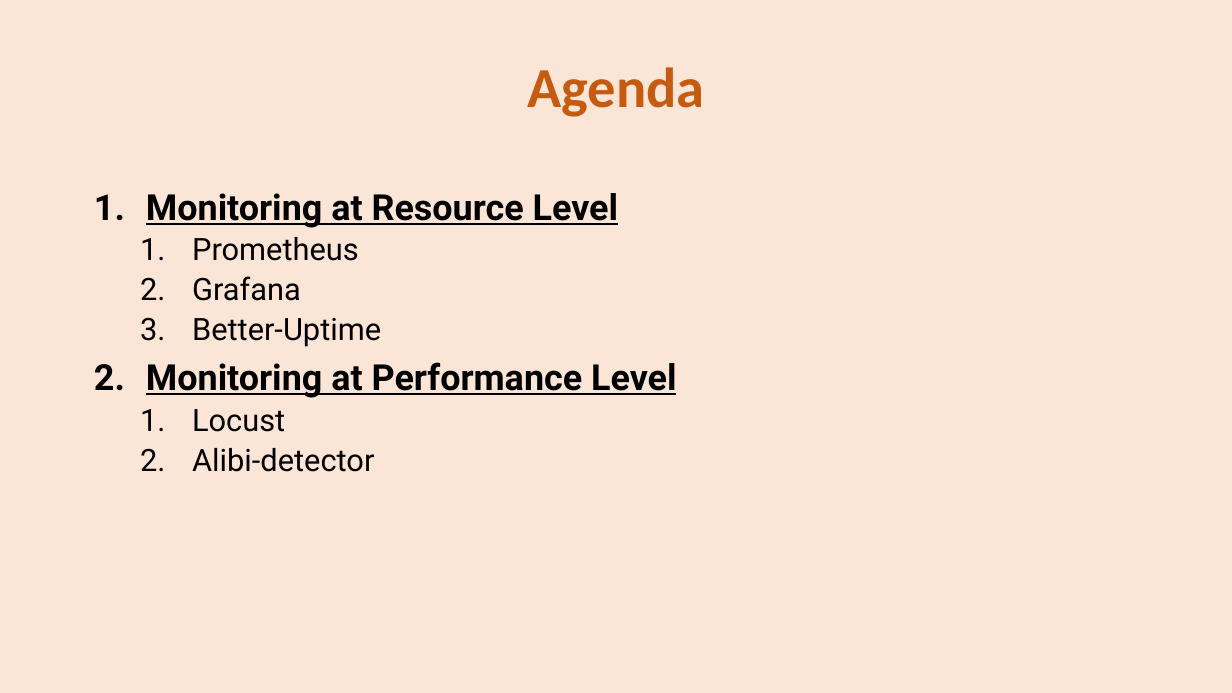
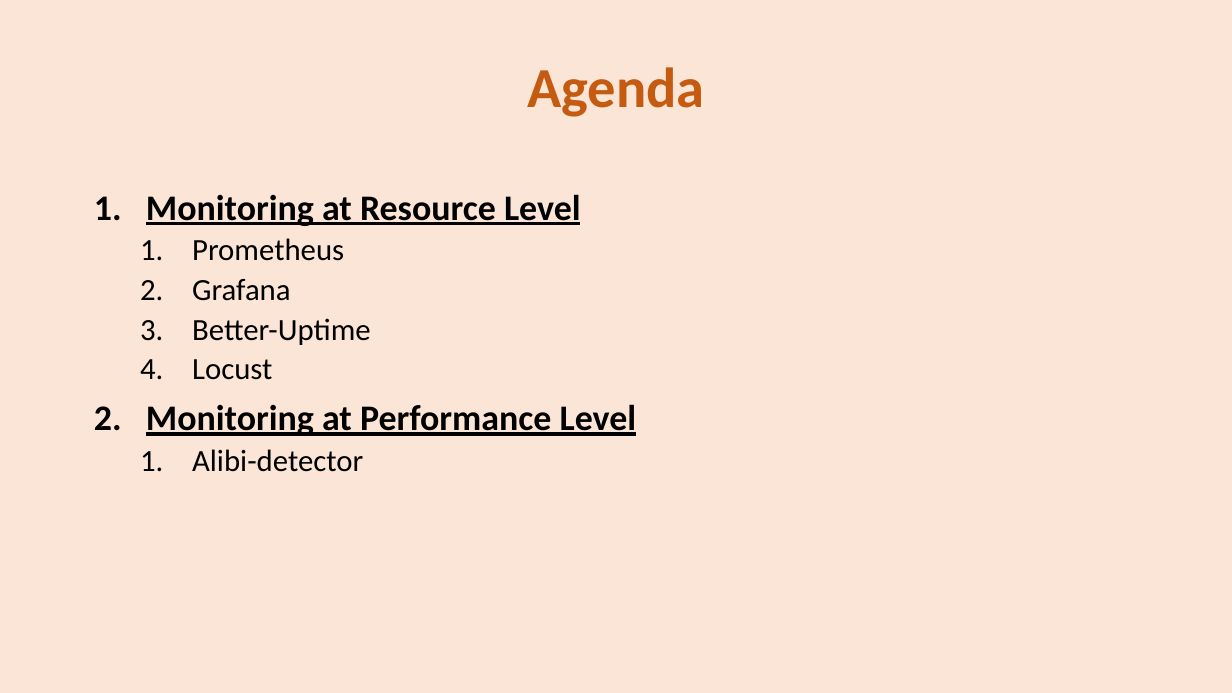
Before and after one commit to se4ai2223-uniba/architectural-style-recognition, a slide deck: slide 2 of docs/ArchiNet Team-Milestone 6.pptx. Drawn at 1232x693 pixels with LibreOffice and Linux fonts; fonts in the diff are those of the drawing. Boxes give left, top, right and bottom in pixels: in the first picture for what was removed or moved away, otherwise in the second. Text is boxed around its words. In the diff, an @@ line names an element or a change of style, - is before the commit and + after.

Commit message:
Updated slides

```diff
--- a/docs/ArchiNet Team-Milestone 6.pptx
+++ b/docs/ArchiNet Team-Milestone 6.pptx
@@ text at bbox=[146, 194, 637, 472]: font Roboto to Calibri @@
@@ text at bbox=[192, 359, 272, 380]: paragraph added @@
+  4. Locust
@@ text at bbox=[192, 409, 285, 432]: paragraph removed @@
-  1. Locust
```
Also in this commit, not shown: 5 other slides changed, 12 slides added, 2 slides removed.
